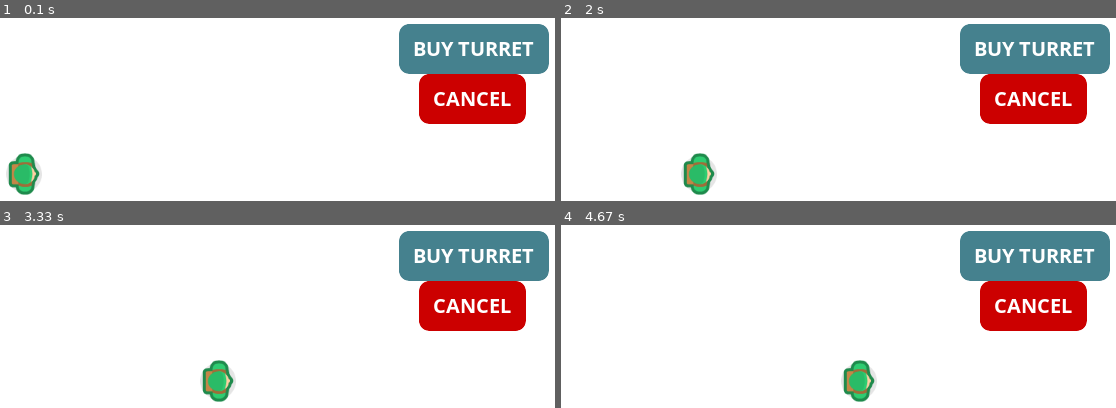
Above: before the commit, frames 1-4 (two rows, left to right).
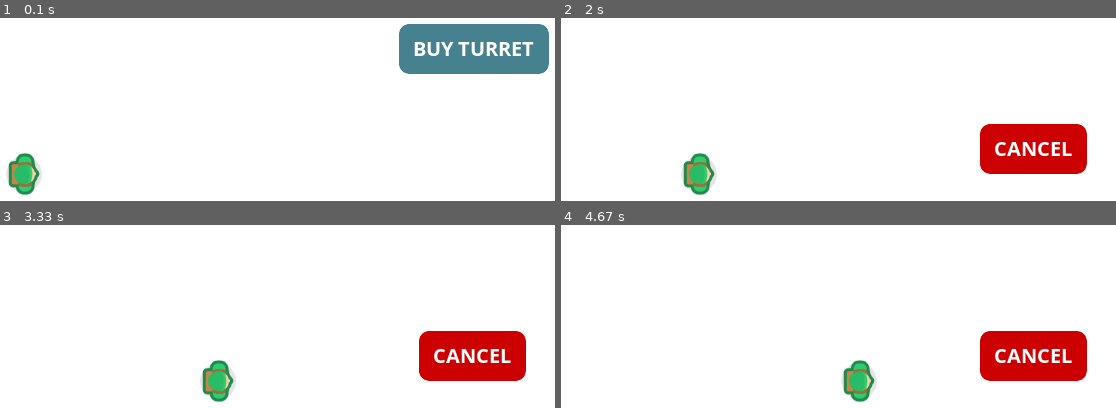
Above: after the commit, the same moments.

Repository: peter5454/PyGame
Game: pygame game, started from main.py
The game is run twice, just before and just after one commit, with the same random seed, the same clock (stepped at 60 frames per second) and the same inputs.
Inputs (mouse positions are in pixels of both pictures, inside the frame that each line leads up to):
- Up to frame 1 (0.1 s): no input
- Up to frame 2 (2 s): press the mouse at (1032, 49) at 0.37 s; move the mouse to (783, 49) at 0.47 s; release the mouse at (outside the picture) at 0.6 s; press the mouse at (1032, 49) at 0.7 s; move the mouse to (943, 149) at 0.8 s; release the mouse at (outside the picture) at 0.93 s; click (1010, 160) at 1.05 s; click (1032, 49) at 1.88 s
- Up to frame 3 (3.33 s): no input
- Up to frame 4 (4.67 s): no input

The runs differ from the first frame. In frame 1, 4.8% of the frame differs, in the area x 75-95%, y 30-58%; in frame 2, 16%, in the area x 71-99%, y 3-86%; in frame 3, 16%; in frame 4, 16%.

Commit message:
finished buttons and uploaded placeholder tower designs

Diff:
--- a/buttons.py
+++ b/buttons.py
@@ -4,14 +4,27 @@
     def __init__(self,x,y,image):
         self.image = image
         self.rect = self.image.get_rect()
+        self.clicked = False
         self.rect.topleft = (x,y)
 
     def draw(self, surface):
+        action = False
         pos = pg.mouse.get_pos()
-
+        button_state = pg.mouse.get_pressed()[0] == 1
         #check colission for button and mouse pressed
         if self.rect.collidepoint(pos):
-            if pg.mouse.get_pressed()[0] == 1:
-                pass
-        #draw button on top
-        surface.blit(self.image, self.rect)
+            if button_state and not self.prev_button_state: #if button is not the same as previous state
+                self.clicked = True
+            elif not button_state and self.clicked: #if button isn't clicked and mouse not pressed down
+                action = True
+                self.clicked = False
+
+        self.prev_button_state = button_state #gets previous state of button
+
+        if self.clicked:
+            scaled_image = pg.transform.scale(self.image, (self.rect.width - 5, self.rect.height - 5))
+            surface.blit(scaled_image, self.rect)
+        else:
+            surface.blit(self.image, self.rect)
+
+        return action
--- a/main.py
+++ b/main.py
@@ -25,9 +25,10 @@
 enemy_group.add(enemy)
 
 turret_button = Button(c.SCREEN_WIDTH + 80 ,150, buy_turret_image)
-cancel_button = Button(c.SCREEN_WIDTH + 100 ,200, cancel_image)
+cancel_button = Button(c.SCREEN_WIDTH + 100 ,250, cancel_image)
 
-
+#game variables
+placing_turrets = False
 #game loop
 run = True
 while run:
@@ -41,9 +42,12 @@
 
   #draw groups
   enemy_group.draw(screen)
-
-  turret_button.draw(screen)
-  cancel_button.draw(screen)
+  if placing_turrets == False:
+    if turret_button.draw(screen):
+      placing_turrets = True
+  if placing_turrets == True:
+    if cancel_button.draw(screen):
+      placing_turrets = False
 
   #event handler
   for event in pg.event.get():
Binary file added: assets/images/turrets/cursor_turret.png
Binary file added: assets/images/turrets/turret_1.png
Binary file added: assets/images/turrets/turret_2.png
Binary file added: assets/images/turrets/turret_3.png
Binary file added: assets/images/turrets/turret_4.png
